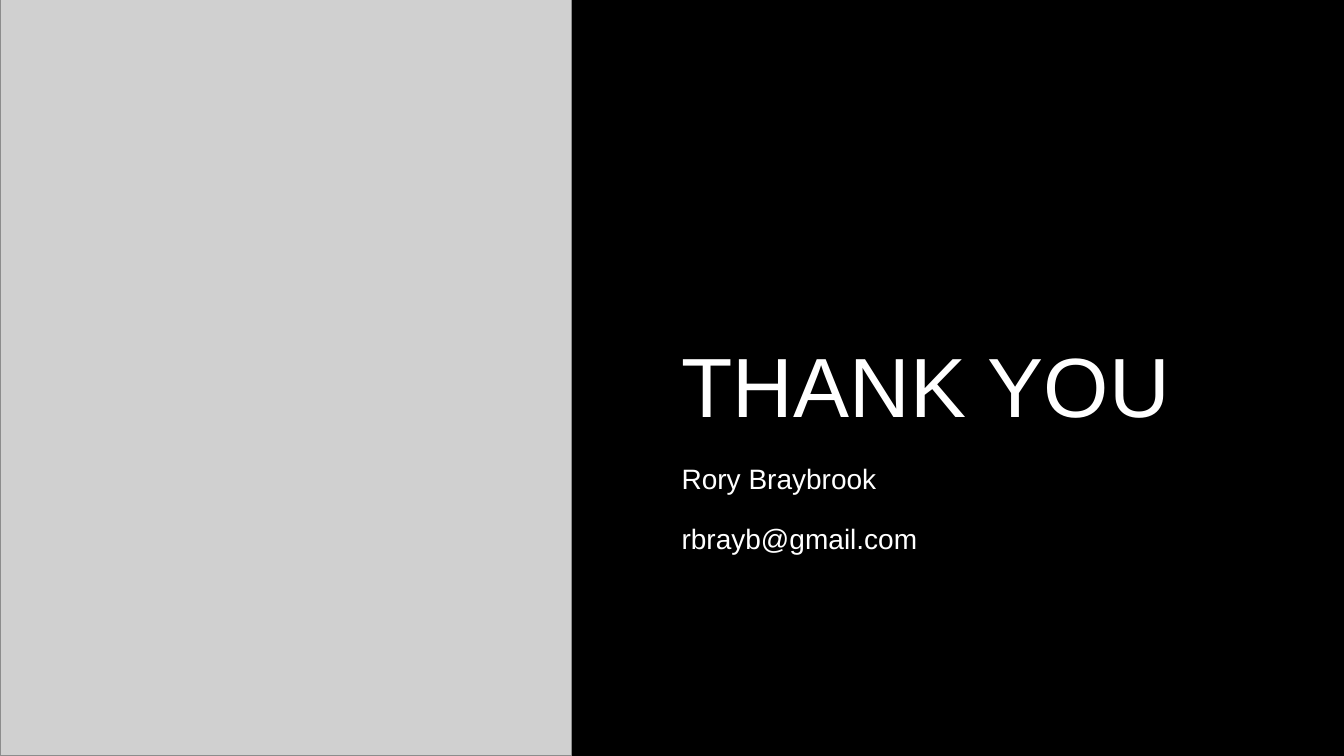
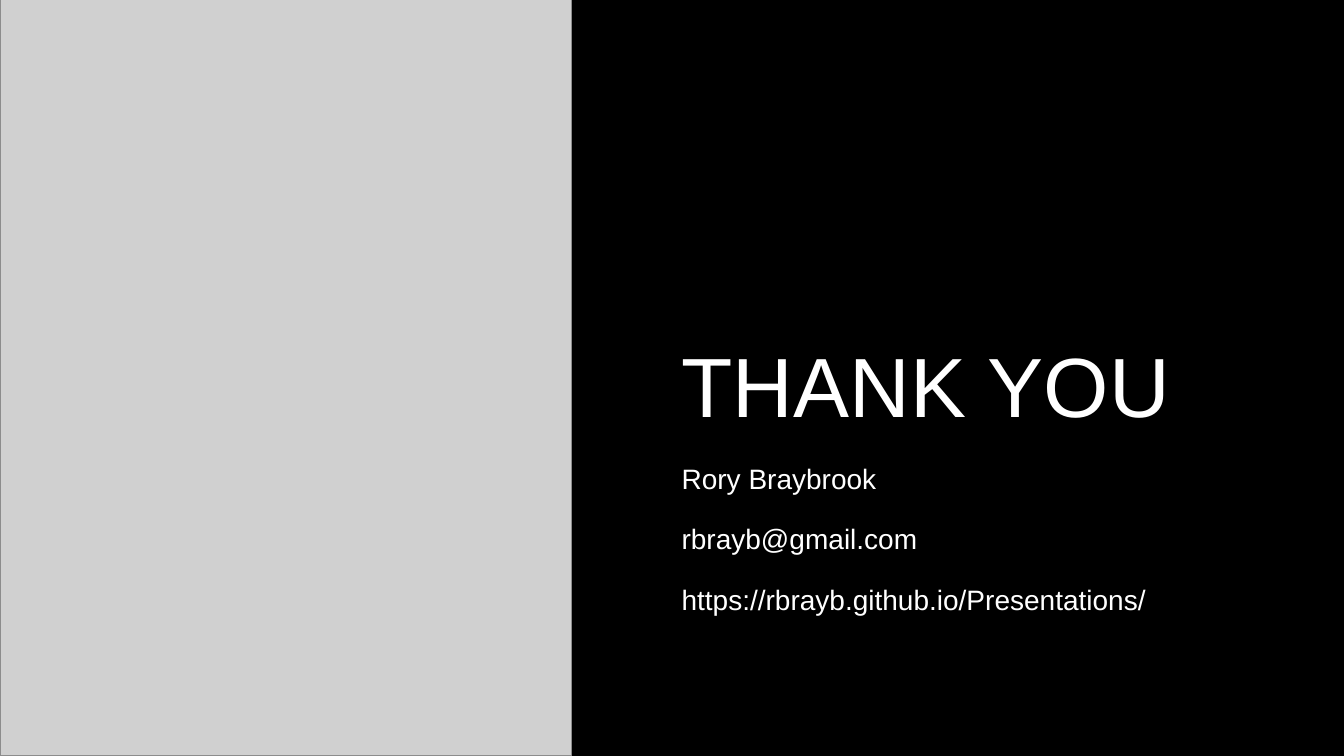
Before and after one commit to rbrayb/Presentations, a slide deck: slide 29 of A-lap-around-EEID/A-lap-around-EEID.pptx (slide 25 before the commit). Drawn at 1344x756 pixels with LibreOffice and Linux fonts; fonts in the diff are those of the drawing; grey boxes stand for pictures; background and template pictures are left out. Boxes give left, top, right and bottom in pixels: in the first picture for what was removed or moved away, otherwise in the second. Text is boxed around its words. In the diff, an @@ line names an element or a change of style, - is before the commit and + after.

```diff
--- a/A-lap-around-EEID/A-lap-around-EEID.pptx
+++ b/A-lap-around-EEID/A-lap-around-EEID.pptx
@@ text at (x1=682, y1=589, x2=1146, y2=615): paragraph added @@
+https://rbrayb.github.io/Presentations/
```
Also in this commit, not shown: 3 other slides changed, 5 slides added, 13 slides removed.
